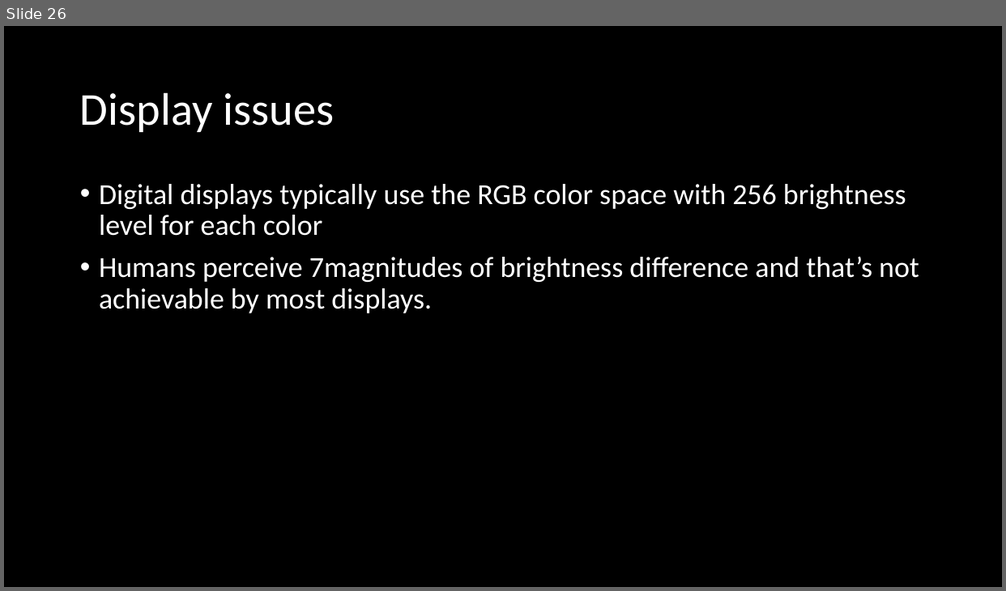
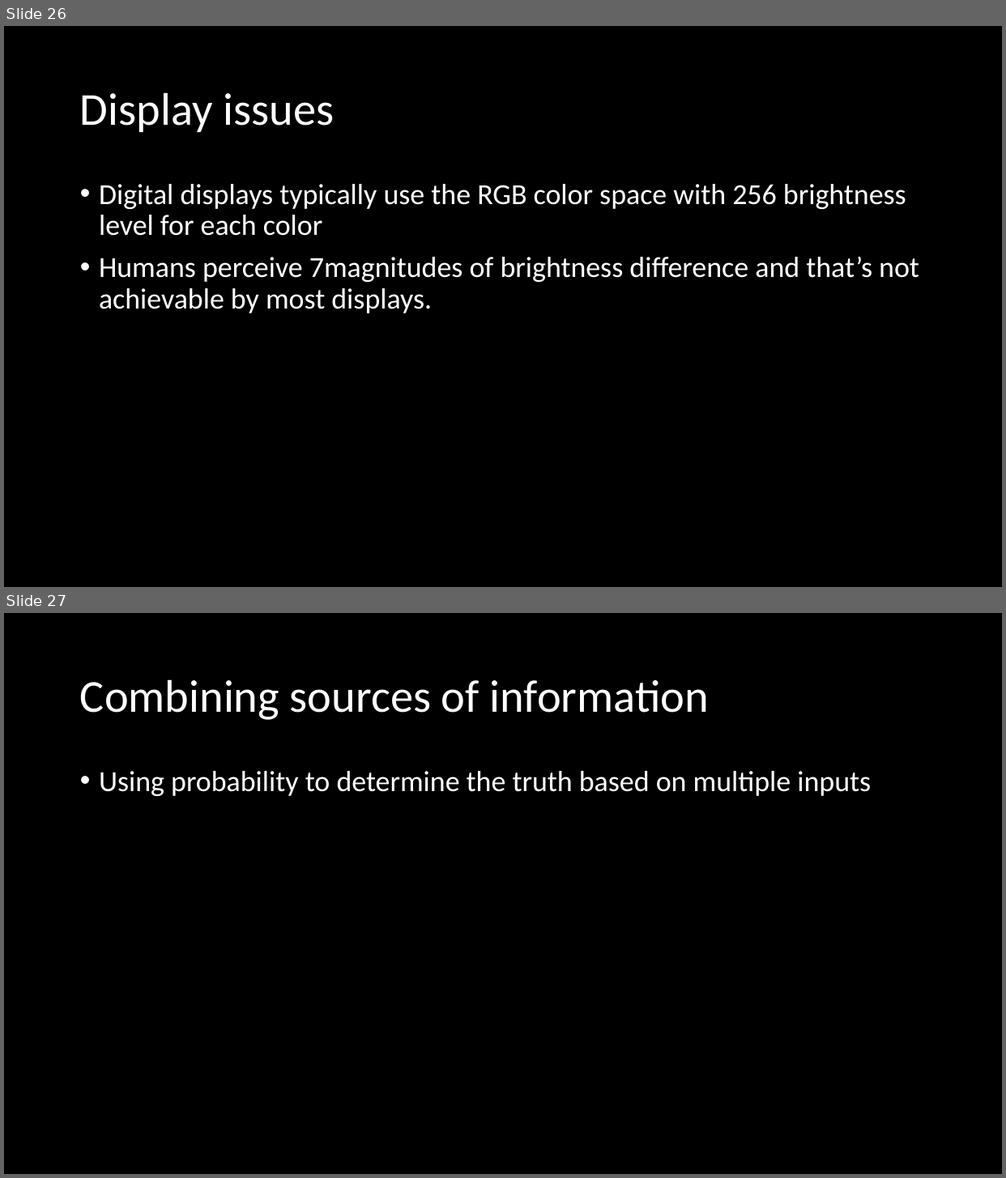
Before and after one commit to haelmic3/Graphics2, a slide deck: slides/Chapter 6.pptx. Shown one above the other, each under a label of ours: slide 26 before the commit, slides 26 and 27 after it. The pictures are 1006x591 and 1006x1178 pixels, drawn with LibreOffice and Linux fonts; fonts in the diff are those of the drawing. Boxes give left, top, right and bottom in pixels: in the first picture for what was removed or moved away, otherwise in the second. Text is boxed around its words. In the diff, an @@ line names an element or a change of style, - is before the commit and + after.

```diff
--- a/slides/Chapter 6.pptx
+++ b/slides/Chapter 6.pptx
@@ slide 27 added at (x1=4, y1=613, x2=1002, y2=1174), background #FFFFFF @@
@@ title added at (x1=80, y1=679, x2=709, y2=720), 44 pt, text #000000 @@
+Combining sources of information
@@ text added at (x1=99, y1=771, x2=871, y2=796), 28 pt, text #000000 @@
+• Using probability to determine the truth based on multiple inputs
```
Also in this commit, not shown: 1 slide changed.
